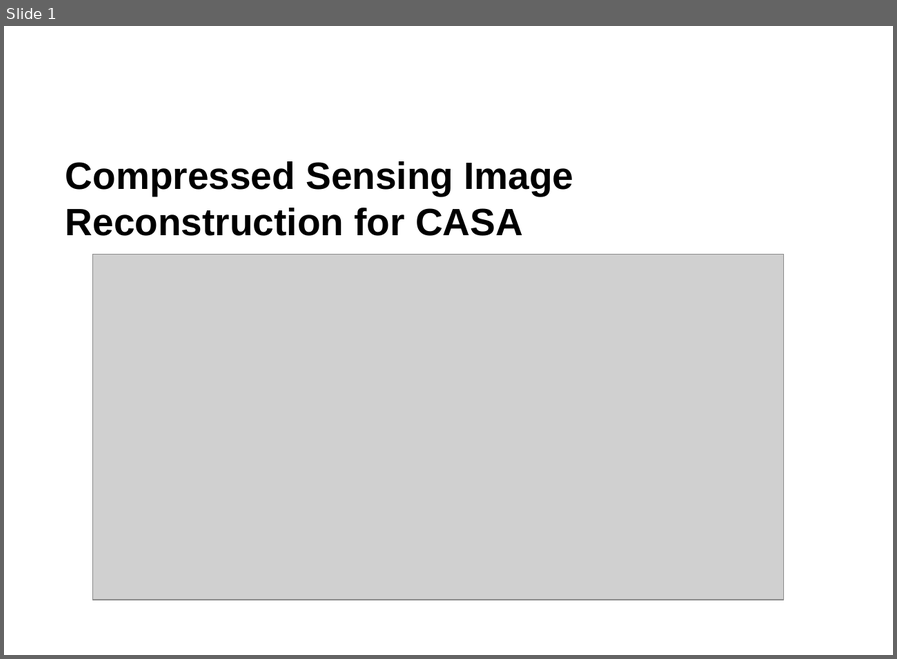
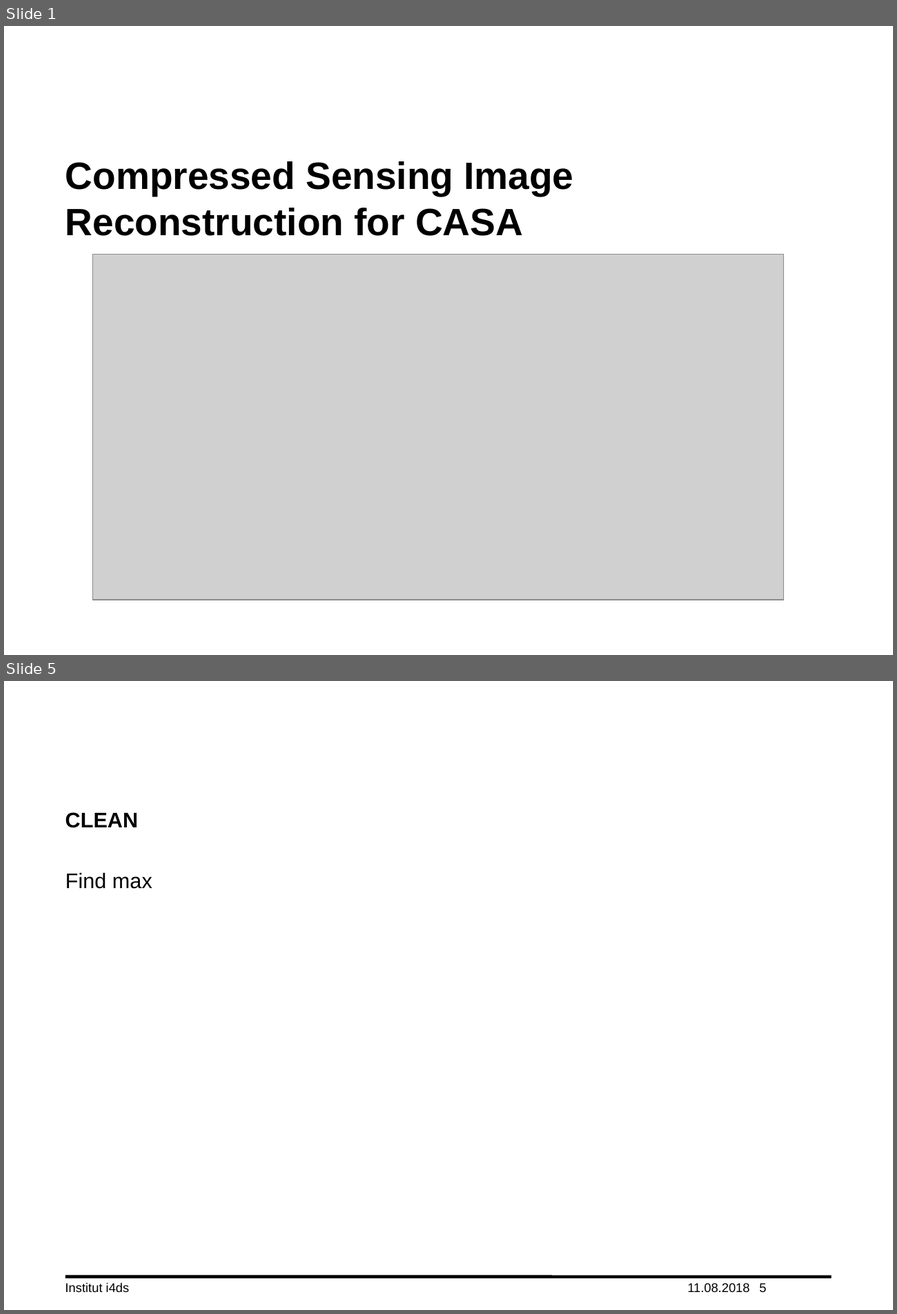
Before and after one commit to lord-blueberry/p7-doc, a slide deck: ppt/praes.pptx. Shown one above the other, each under a label of ours: slide 1 before the commit, slides 1 and 5 after it; the slides between them are not shown. The pictures are 897x659 and 897x1314 pixels, drawn with LibreOffice and Linux fonts; fonts in the diff are those of the drawing; grey boxes stand for pictures; background and template pictures are left out. Boxes give left, top, right and bottom in pixels: in the first picture for what was removed or moved away, otherwise in the second. Text is boxed around its words. In the diff, an @@ line names an element or a change of style, - is before the commit and + after.

```diff
--- a/ppt/praes.pptx
+++ b/ppt/praes.pptx
@@ slide 5 added at bbox=[4, 681, 893, 1310], background #FFFFFF @@
@@ title added at bbox=[65, 812, 138, 828], 20 pt, text #000000, bold @@
+CLEAN
@@ text added at bbox=[65, 872, 152, 889], 20 pt, text #000000 @@
+Find max
@@ line added from (65, 1276) to (831, 1276), #000000 3 pt @@
@@ text added at bbox=[65, 1282, 130, 1292], 12 pt, text #000000 @@
+Institut i4ds
@@ text added at bbox=[687, 1283, 749, 1292], 12 pt, text #000000 @@
+11.08.2018
@@ page number added at bbox=[759, 1283, 766, 1292], 12 pt, text #000000 @@
+5
```
Also in this commit, not shown: 13 slides changed, 3 other slides added, 5 other files.
